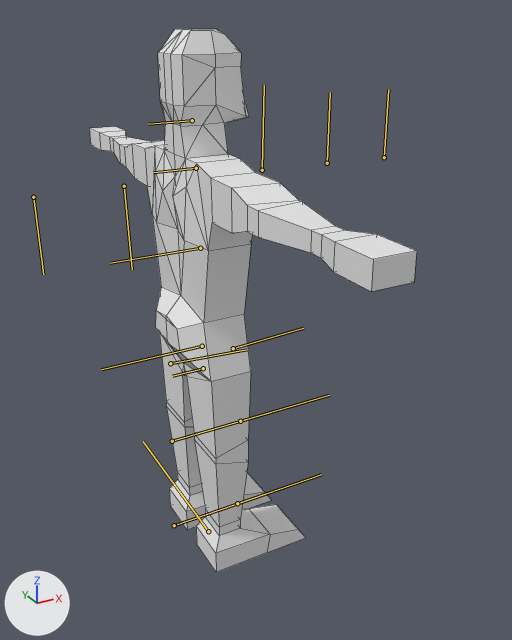
One commit to the FBX model BunchesProject/Assets/FBX/Human.fbx: the scene before it, then after it.
The view is the same before and after, from a 50 mm camera at (-0.0094, -0.0211, 0.0195) aimed at (0.0022, 0.0, 0.0089). The axes (+X, +Y, +Z) are drawn at lower left. The lights are the same throughout. The bones that bend it are drawn over the model as lines. Mesh edges are drawn as thin lines.

Names of what the first picture shows: 'HumanMesh'.
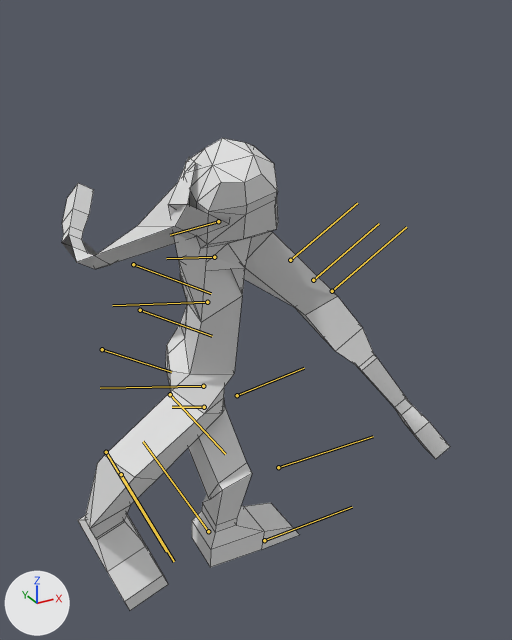
The newer file adds an action. The first version stands in its rest pose; the second is drawn at frame 26 of the action 'FightHookL'.

Edits to the bpy script that builds the scene:
```text
Change bone_pelvis:
    where bone_pelvis = bpy.data.objects['Armature'].pose.bones['Pelvis']  # child of 'Armature'
    bone_pelvis.location: (0.0, 0.0, 0.0) -> (-0.163, 0.0, 0.0)
    bone_pelvis.rotation_quaternion: (1.0, 0.0, 0.0, 0.0) -> (0.966, -0.259, 0.0, 0.0)  # degrees (0, 0, 0) -> degrees (-30, 0, 0)
Change bone_stomach:
    where bone_stomach = bpy.data.objects['Armature'].pose.bones['Stomach']  # child of 'Pelvis'
    bone_stomach.rotation_quaternion: (1.0, 0.0, 0.0, 0.0) -> (0.993, 0.078, -0.08, -0.036)  # degrees (0, 0, 0) -> degrees (9, -9, -5)
Change bone_chest:
    where bone_chest = bpy.data.objects['Armature'].pose.bones['Chest']  # child of 'Stomach'
    bone_chest.rotation_quaternion: (1.0, 0.0, 0.0, 0.0) -> (0.963, 0.025, -0.267, 0.001)  # degrees (0, 0, 0) -> degrees (3, -31, -1)
Change bone_neck:
    where bone_neck = bpy.data.objects['Armature'].pose.bones['Neck']  # child of 'Chest'
    bone_neck.rotation_quaternion: (1.0, 0.0, 0.0, 0.0) -> (0.999, 0.0, 0.044, 0.0)  # degrees (0, 0, 0) -> degrees (0, 5, 0)
Change bone_head:
    where bone_head = bpy.data.objects['Armature'].pose.bones['Head']  # child of 'Neck'
    bone_head.rotation_quaternion: (1.0, 0.0, 0.0, 0.0) -> (0.991, 0.131, 0.0, 0.0)  # degrees (0, 0, 0) -> degrees (15, 0, 0)
Change bone_uarm_r:
    where bone_uarm_r = bpy.data.objects['Armature'].pose.bones['UArm_r']  # child of 'Chest'
    bone_uarm_r.rotation_quaternion: (1.0, 0.0, 0.0, 0.0) -> (0.773, 0.282, -0.364, 0.436)  # degrees (0, 0, 0) -> degrees (12, -54, 53)
Change bone_larm_r:
    where bone_larm_r = bpy.data.objects['Armature'].pose.bones['LArm_r']  # child of 'UArm_r'
    bone_larm_r.rotation_quaternion: (1.0, 0.0, 0.0, 0.0) -> (-0.462, 0.0, 0.887, 0.0)  # degrees (0, 0, 0) -> degrees (0, -125, 0)
Change bone_uarm_l:
    where bone_uarm_l = bpy.data.objects['Armature'].pose.bones['UArm_l']  # child of 'Chest'
    bone_uarm_l.rotation_quaternion: (1.0, 0.0, 0.0, 0.0) -> (0.447, -0.524, -0.725, -0.027)  # degrees (0, 0, 0) -> degrees (36, -137, -86)
Change bone_larm_l:
    where bone_larm_l = bpy.data.objects['Armature'].pose.bones['LArm_l']  # child of 'UArm_l'
    bone_larm_l.rotation_quaternion: (1.0, 0.0, 0.0, 0.0) -> (1.0, 0.0, -0.009, 0.0)  # degrees (0, 0, 0) -> degrees (0, -1, 0)
Change bone_uleg_r:
    where bone_uleg_r = bpy.data.objects['Armature'].pose.bones['ULeg_r']  # child of 'Pelvis'
    bone_uleg_r.rotation_quaternion: (1.0, 0.0, 0.0, 0.0) -> (0.87, 0.174, -0.32, -0.332)  # degrees (0, 0, 0) -> degrees (35, -26, -50)
Change bone_lleg_r:
    where bone_lleg_r = bpy.data.objects['Armature'].pose.bones['LLeg_r']  # child of 'ULeg_r'
    bone_lleg_r.rotation_quaternion: (1.0, 0.0, 0.0, 0.0) -> (0.779, 0.057, 0.617, -0.092)  # degrees (0, 0, 0) -> degrees (-6, 77, -18)
Change bone_uleg_l:
    where bone_uleg_l = bpy.data.objects['Armature'].pose.bones['ULeg_l']  # child of 'Pelvis'
    bone_uleg_l.rotation_quaternion: (1.0, 0.0, 0.0, 0.0) -> (0.871, -0.248, -0.394, 0.156)  # degrees (0, 0, 0) -> degrees (-44, -37, 36)
Change bone_lleg_l:
    where bone_lleg_l = bpy.data.objects['Armature'].pose.bones['LLeg_l']  # child of 'ULeg_l'
    bone_lleg_l.rotation_quaternion: (1.0, 0.0, 0.0, 0.0) -> (0.863, 0.008, 0.504, -0.029)  # degrees (0, 0, 0) -> degrees (-2, 60, -5)
Change bone_foot_l:
    where bone_foot_l = bpy.data.objects['Armature'].pose.bones['Foot_l']  # child of 'LLeg_l'
    bone_foot_l.rotation_quaternion: (1.0, 0.0, 0.0, 0.0) -> (0.996, 0.0, -0.087, 0.0)  # degrees (0, 0, 0) -> degrees (0, -10, 0)
```

Pixel boxes [x1, y1, x2, y2] of what changed, in the pictures (512 x 640 px):
'HumanMesh', posed (18% wider, 13% shorter): before [89, 29, 417, 572]; after [62, 138, 450, 610]
bone 'Pelvis', root to tip: before (203, 368) to (172, 376); after (204, 407) to (172, 407)
bone 'Stomach', root to tip: before (202, 346) to (101, 369); after (203, 386) to (100, 388)
bone 'Chest', root to tip: before (200, 248) to (110, 263); after (207, 302) to (112, 305)
bone 'Neck', root to tip: before (196, 168) to (153, 172); after (214, 257) to (166, 258)
bone 'Head', root to tip: before (192, 120) to (148, 124); after (218, 221) to (170, 235)
bone 'UArm_r', root to tip: before (124, 186) to (132, 269); after (133, 264) to (211, 293)
bone 'LArm_r', root to tip: before (33, 197) to (43, 274); after (102, 349) to (171, 372)
bone 'UArm_l', root to tip: before (262, 170) to (264, 85); after (290, 260) to (357, 203)
bone 'LArm_l', root to tip: before (327, 163) to (330, 92); after (313, 280) to (379, 223)
bone 'ULeg_r', root to tip: before (170, 363) to (247, 349); after (170, 394) to (225, 454)
bone 'LLeg_r', root to tip: before (172, 441) to (270, 412); after (106, 452) to (166, 551)
bone 'ULeg_l', root to tip: before (233, 348) to (303, 328); after (237, 395) to (304, 368)
bone 'LLeg_l', root to tip: before (240, 421) to (329, 395); after (278, 467) to (373, 436)
bone 'Foot_l', root to tip: before (237, 503) to (321, 474); after (264, 540) to (352, 507)
